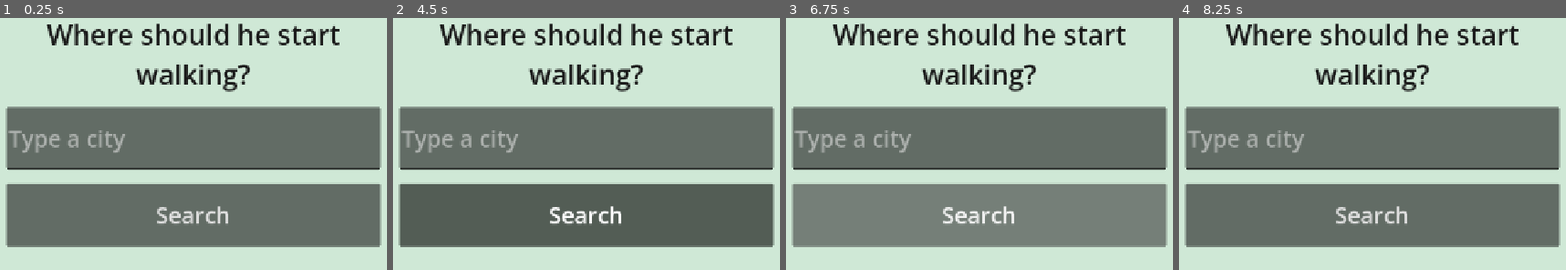
Above: before the commit, frames 1-4 (left to right).
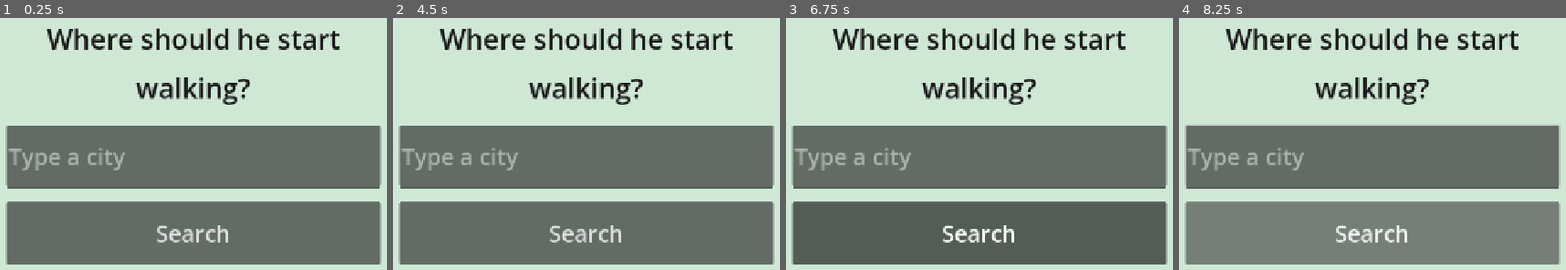
Above: after the commit, the same moments.

Repository: frostblooded/OSMWalker
Game: Godot game, scene res://scenes/main.tscn
The game is run twice, just before and just after one commit, with the same random seed, the same clock (stepped at 60 frames per second) and the same inputs.
Inputs (mouse positions are in pixels of both pictures, inside the frame that each line leads up to):
- Up to frame 1 (0.25 s): no input
- Up to frame 2 (4.5 s): click "Search" at 0.5 s; click "Search" at 1.25 s; click "Search" at 2 s; tap Enter at 2.75, 4.25 s; move the mouse to (outside the picture) at 2.77 s; hold Shift 2.78-3.5 s; click (outside the picture) at 2.92 s; tap Space at 3.5 s; drag from (outside the picture) to (outside the picture) at 3.52 s; move the mouse to (629, 201) at 4.27 s; tap Ctrl at 4.35 s; click (629, 201) at 4.42 s
- Up to frame 3 (6.75 s): tap Space at 5, 6.5 s; drag from (outside the picture) to (855, 252) at 5.02 s; tap Enter at 5.75 s; move the mouse to (outside the picture) at 5.77 s; tap Alt at 5.85 s; click (outside the picture) at 5.92 s; drag from (855, 252) to (917, 179) at 6.52 s
- Up to frame 4 (8.25 s): move the mouse to (outside the picture) at 7.27 s; hold Shift 7.28-8 s; click (outside the picture) at 7.42 s; drag from (1310, 179) to (outside the picture) at 8.02 s

The runs differ from the first frame. In frame 1, 34% of the frame differs, in the area x 1-99%, y 2-98%; in frame 2, 34%; in frame 3, 50%; in frame 4, 34%.

Commit message:
Add a UI kit, 1:1 touch scrolling, icon fonts and UI guidelines
- docs/ui-guidelines.md: researched rules every screen follows (cards,
  key/value rows, zebra rows, collapsibles, colours, icons, touch, layout).
- scripts/ui_kit.gd builds those pieces; scripts/touch_scroll.gd is a scroll
  list that follows the finger 1:1 (Godot's own drag moved about twice the
  finger distance in the web build) and ignores the tap that ends a drag.
- Every scroll list in the HUD now uses it; rows pass drags to the list.
- Noto Emoji and Noto Sans Symbols 2 (OFL) are fallbacks for the default
  font, which has no emoji or symbols, so icons render in the web build.

Co-Authored-By: Claude Opus 5.5 <noreply@anthropic.com>
Claude-Session: https://claude.ai/code/session_01EtTx44DohXGqKCpz9fp9bd

Diff:
--- a/scripts/hud.gd
+++ b/scripts/hud.gd
@@ -19,6 +19,7 @@
 enum Bar { NONE, PROGRESS, BUSY }
 
 const History := preload("res://scripts/history.gd")
+const UiKit := preload("res://scripts/ui_kit.gd")
 const Trips := preload("res://scripts/trips.gd")
 
 const RESET_WORD := "RESET"
@@ -65,6 +66,7 @@
 var _credit: Label
 var _history: Control
 var _history_rows: VBoxContainer
+var _history_scroll: ScrollContainer
 var _history_close: Button
 var _history_sig := ""  # what the rows show, to rebuild only on change
 var debug_label: Label
@@ -77,6 +79,7 @@
 
 
 func _ready() -> void:
+	UiKit.install_icon_fonts()
 	_build_game_ui()
 	_build_picker()
 	_build_confirm()
@@ -341,9 +344,7 @@
 	box.set_anchors_and_offsets_preset(Control.PRESET_FULL_RECT, Control.PRESET_MODE_MINSIZE, 24)
 	var col := VBoxContainer.new()
 	col.add_theme_constant_override("separation", 16)
-	var scroll := ScrollContainer.new()
-	scroll.size_flags_vertical = Control.SIZE_EXPAND_FILL
-	scroll.horizontal_scroll_mode = ScrollContainer.SCROLL_MODE_DISABLED
+	var scroll := UiKit.scroll()
 	sheet_label = _label("", 30)
 	sheet_label.size_flags_horizontal = Control.SIZE_EXPAND_FILL
 	scroll.add_child(sheet_label)
@@ -390,9 +391,8 @@
 	_history_close.pressed.connect(close_history)
 	head.add_child(_history_close)
 	col.add_child(head)
-	var scroll := ScrollContainer.new()
-	scroll.size_flags_vertical = Control.SIZE_EXPAND_FILL
-	scroll.horizontal_scroll_mode = ScrollContainer.SCROLL_MODE_DISABLED
+	var scroll := UiKit.scroll()
+	_history_scroll = scroll
 	_history_rows = VBoxContainer.new()
 	_history_rows.size_flags_horizontal = Control.SIZE_EXPAND_FILL
 	_history_rows.add_theme_constant_override("separation", 8)
@@ -431,9 +431,7 @@
 	for b in [_debug_goal, _debug_city, _debug_country]:
 		row.add_child(b)
 	col.add_child(row)
-	var scroll := ScrollContainer.new()
-	scroll.size_flags_vertical = Control.SIZE_EXPAND_FILL
-	scroll.horizontal_scroll_mode = ScrollContainer.SCROLL_MODE_DISABLED
+	var scroll := UiKit.scroll()
 	debug_label = _label("", 24)
 	debug_label.size_flags_horizontal = Control.SIZE_EXPAND_FILL
 	scroll.add_child(debug_label)
@@ -526,7 +524,8 @@
 		b.autowrap_mode = TextServer.AUTOWRAP_WORD_SMART
 		b.alignment = HORIZONTAL_ALIGNMENT_LEFT
 		b.disabled = h.entries[i]["at"].is_empty()
-		b.pressed.connect(func(): history_entry_tapped.emit(i))
+		b.mouse_filter = Control.MOUSE_FILTER_PASS  # drags on a row still scroll the list
+		b.pressed.connect(func(): if not _history_scroll.is_dragging(): history_entry_tapped.emit(i))
 		_history_rows.add_child(b)
 	if h.entries.is_empty():
 		_history_rows.add_child(_label("Nothing yet. Check back after he's walked a bit.", 28))
@@ -610,9 +609,7 @@
 	_picker_status = _label("", 30, HORIZONTAL_ALIGNMENT_CENTER)
 	col.add_child(_picker_status)
 
-	var scroll := ScrollContainer.new()
-	scroll.size_flags_vertical = Control.SIZE_EXPAND_FILL
-	scroll.horizontal_scroll_mode = ScrollContainer.SCROLL_MODE_DISABLED
+	var scroll := UiKit.scroll()
 	_results = VBoxContainer.new()
 	_results.size_flags_horizontal = Control.SIZE_EXPAND_FILL
 	_results.add_theme_constant_override("separation", 16)
@@ -759,7 +756,9 @@
 		b.autowrap_mode = TextServer.AUTOWRAP_WORD_SMART
 		b.add_theme_font_size_override("font_size", 32)
 		b.alignment = HORIZONTAL_ALIGNMENT_LEFT
-		b.pressed.connect(func(): city_chosen.emit(p["name"].get_slice(",", 0), p["lat"], p["lon"], p.get("bbox", [])))
+		b.mouse_filter = Control.MOUSE_FILTER_PASS  # drags on a result still scroll the list
+		b.pressed.connect(func(): if not UiKit.scroll_of(b) or not UiKit.scroll_of(b).is_dragging():
+			city_chosen.emit(p["name"].get_slice(",", 0), p["lat"], p["lon"], p.get("bbox", [])))
 		_results.add_child(b)
 
 
--- /dev/null
+++ b/scripts/touch_scroll.gd
@@ -0,0 +1,39 @@
+## A vertical scroll list that follows the finger 1:1. Godot's own touch
+## drag scrolled about twice as far as the finger moved in the web build, so
+## this one works out the scroll from how far the finger is from where it
+## went down, which also makes repeated or doubled motion events harmless.
+## Use it for every scroll list (see docs/ui-guidelines.md).
+extends ScrollContainer
+
+## Finger travel before a press counts as a drag rather than a tap.
+const DEADZONE := 12.0
+
+var _down := false
+var _dragging := false
+var _from_y := 0.0
+var _start := 0
+
+
+func _init() -> void:
+	horizontal_scroll_mode = ScrollContainer.SCROLL_MODE_DISABLED
+
+
+func _gui_input(e: InputEvent) -> void:
+	if e is InputEventMouseButton and e.button_index == MOUSE_BUTTON_LEFT:
+		_down = e.pressed
+		_dragging = false
+		_from_y = e.position.y
+		_start = scroll_vertical
+	elif e is InputEventMouseMotion and _down:
+		var dy: float = e.position.y - _from_y
+		if not _dragging and absf(dy) > DEADZONE:
+			_dragging = true
+		if _dragging:
+			scroll_vertical = _start - roundi(dy)
+		accept_event()  # Godot's own drag must not scroll as well
+
+
+## True while the finger is dragging the list, so a tap on a row underneath
+## can be ignored.
+func is_dragging() -> bool:
+	return _dragging
--- /dev/null
+++ b/scripts/ui_kit.gd
@@ -0,0 +1,174 @@
+## Shared building blocks for every screen, so they all look alike and
+## follow docs/ui-guidelines.md: colours, text sizes, cards with an icon and
+## a heading, key/value rows, zebra-striped list rows, collapsible sections
+## and the icon fonts.
+extends RefCounted
+
+const TouchScroll := preload("res://scripts/touch_scroll.gd")
+
+## Text sizes: title, heading, body, small. Nothing smaller than SMALL.
+const TITLE := 40
+const HEADING := 32
+const BODY := 28
+const SMALL := 24
+## Spacing scale.
+const S1 := 8
+const S2 := 12
+const S3 := 16
+const S4 := 24
+## Tap targets.
+const TAP := 96
+const TAP_BIG := 110
+
+## One meaning per colour (always with an icon or word too).
+const INK := Color("#1d1d1f")  # main text and values
+const DIM := Color("#5e5e5e")  # labels and details
+const ERROR := Color("#c01c28")
+const WARNING := Color("#b86e00")
+const OK := Color("#2e9e44")
+const LINK := Color("#1a5fb4")
+const CARD_BG := Color("#ffffff")
+const ROW_A := Color("#f4f4f6")  # zebra rows
+const ROW_B := Color("#ffffff")
+const EDGE := Color("#dcdce0")
+
+## Icons used across the game; the same thing always gets the same icon.
+const ICON := {
+	"error": "✖", "warning": "⚠", "ok": "✔", "info": "ℹ",
+	"city": "🏙", "place": "📍", "dice": "🎲", "trip": "✈", "map": "🗺",
+	"goal": "🎯", "log": "📜", "time": "🕒", "walk": "🚶", "money": "💰",
+	"open": "▾", "closed": "▸", "menu": "☰",
+}
+
+const FONTS := ["res://assets/fonts/NotoEmoji.ttf", "res://assets/fonts/NotoSansSymbols2-Regular.ttf"]
+
+static var _fonts_installed := false
+
+
+## The game's font has no emoji or symbols: adds fonts that do as fallbacks.
+static func install_icon_fonts() -> void:
+	if _fonts_installed:
+		return
+	_fonts_installed = true
+	var fallbacks := []
+	for path in FONTS:
+		fallbacks.append(load(path))
+	ThemeDB.fallback_font.fallbacks = fallbacks
+
+
+static func label(text: String, size := BODY, color := INK) -> Label:
+	var l := Label.new()
+	l.text = text
+	l.autowrap_mode = TextServer.AUTOWRAP_WORD_SMART
+	l.add_theme_font_size_override("font_size", size)
+	l.add_theme_color_override("font_color", color)
+	return l
+
+
+static func box(color: Color, radius := 16, pad := S3, edge := Color.TRANSPARENT) -> StyleBoxFlat:
+	var sb := StyleBoxFlat.new()
+	sb.bg_color = color
+	sb.set_corner_radius_all(radius)
+	sb.set_content_margin_all(pad)
+	if edge.a > 0.0:
+		sb.border_color = edge
+		sb.set_border_width_all(2)
+	return sb
+
+
+## A card: a heading row (icon, title, optional value on the right) over a
+## column for its content. Returns {card, body, value}.
+static func card(icon: String, title: String, value := "", tint := INK) -> Dictionary:
+	var c := PanelContainer.new()
+	c.add_theme_stylebox_override("panel", box(CARD_BG, 18, S3, EDGE))
+	var col := VBoxContainer.new()
+	col.add_theme_constant_override("separation", S1)
+	var head := HBoxContainer.new()
+	head.add_theme_constant_override("separation", S2)
+	var ic := label(icon, HEADING, tint)
+	ic.autowrap_mode = TextServer.AUTOWRAP_OFF
+	head.add_child(ic)
+	var t := label(title, HEADING, tint)
+	t.size_flags_horizontal = Control.SIZE_EXPAND_FILL
+	head.add_child(t)
+	var v := label(value, HEADING, tint)
+	v.autowrap_mode = TextServer.AUTOWRAP_OFF
+	v.visible = value != ""
+	head.add_child(v)
+	col.add_child(head)
+	var body := VBoxContainer.new()
+	body.add_theme_constant_override("separation", S1)
+	col.add_child(body)
+	c.add_child(col)
+	return {"card": c, "body": body, "value": v}
+
+
+## "Label ........ value": a dim label on the left, a bold value on the right.
+static func kv_row(key: String, value: String, value_color := INK) -> HBoxContainer:
+	var row := HBoxContainer.new()
+	row.add_theme_constant_override("separation", S2)
+	var k := label(key, BODY, DIM)
+	k.size_flags_horizontal = Control.SIZE_EXPAND_FILL
+	row.add_child(k)
+	var v := label(value, BODY, value_color)
+	v.horizontal_alignment = HORIZONTAL_ALIGNMENT_RIGHT
+	v.size_flags_horizontal = Control.SIZE_EXPAND_FILL
+	v.size_flags_stretch_ratio = 0.8
+	row.add_child(v)
+	return row
+
+
+## Row `i` of a list, on alternating backgrounds. Put the row's content in
+## the returned container.
+static func zebra(i: int) -> PanelContainer:
+	var p := PanelContainer.new()
+	p.add_theme_stylebox_override("panel", box(ROW_A if i % 2 == 0 else ROW_B, 12, S2))
+	return p
+
+
+## A section that opens and closes when its heading is tapped. The heading
+## is a full-width button with the title on the left and ▸ / ▾ on the right.
+## Returns {root, header, body}; the body is hidden while closed.
+static func collapsible(title: String, open := false, size := HEADING, color := INK) -> Dictionary:
+	var root := VBoxContainer.new()
+	root.add_theme_constant_override("separation", S1)
+	var header := Button.new()
+	header.flat = true
+	header.alignment = HORIZONTAL_ALIGNMENT_LEFT
+	header.custom_minimum_size = Vector2(0, TAP)
+	header.mouse_filter = Control.MOUSE_FILTER_PASS  # drags still scroll the list
+	header.add_theme_font_size_override("font_size", size)
+	for state in ["font_color", "font_hover_color", "font_pressed_color", "font_focus_color", "font_hover_pressed_color"]:
+		header.add_theme_color_override(state, color)
+	header.autowrap_mode = TextServer.AUTOWRAP_WORD_SMART
+	var body := VBoxContainer.new()
+	body.add_theme_constant_override("separation", S1)
+	root.add_child(header)
+	root.add_child(body)
+	var set_open := func(o: bool) -> void:
+		body.visible = o
+		header.text = "%s  %s" % [ICON["open"] if o else ICON["closed"], title]
+	set_open.call(open)
+	header.pressed.connect(func():
+		var scroll := scroll_of(header)
+		if scroll and scroll.is_dragging():
+			return
+		set_open.call(not body.visible))
+	return {"root": root, "header": header, "body": body}
+
+
+## The scroll list `n` sits in, or null.
+static func scroll_of(n: Node) -> TouchScroll:
+	var p := n.get_parent()
+	while p:
+		if p is TouchScroll:
+			return p
+		p = p.get_parent()
+	return null
+
+
+## A vertical scroll list that follows the finger.
+static func scroll() -> TouchScroll:
+	var s := TouchScroll.new()
+	s.size_flags_vertical = Control.SIZE_EXPAND_FILL
+	return s
--- /dev/null
+++ b/tests/unit/test_touch_scroll.gd
@@ -0,0 +1,97 @@
+## Headless Godot does not route pushed input to controls, so these feed the
+## scroll list its events directly, in its own coordinates.
+extends GutTest
+
+const UiKit := preload("res://scripts/ui_kit.gd")
+const TouchScroll := preload("res://scripts/touch_scroll.gd")
+
+var scroll: TouchScroll
+var list: VBoxContainer
+
+
+func before_each() -> void:
+	scroll = UiKit.scroll()
+	scroll.size = Vector2(400, 300)
+	list = VBoxContainer.new()
+	list.size_flags_horizontal = Control.SIZE_EXPAND_FILL
+	scroll.add_child(list)
+	for i in 30:
+		var l := UiKit.label("Row %d" % i)
+		l.custom_minimum_size = Vector2(0, 60)
+		list.add_child(l)
+	add_child_autofree(scroll)
+	await wait_process_frames(2)
+
+
+func _press(y: float, down: bool) -> void:
+	var e := InputEventMouseButton.new()
+	e.button_index = MOUSE_BUTTON_LEFT
+	e.pressed = down
+	e.position = Vector2(200, y)
+	scroll._gui_input(e)
+
+
+func _move(y: float, rel: float) -> void:
+	var e := InputEventMouseMotion.new()
+	e.position = Vector2(200, y)
+	e.relative = Vector2(0, rel)
+	e.button_mask = MOUSE_BUTTON_MASK_LEFT
+	scroll._gui_input(e)
+
+
+func test_the_list_moves_exactly_as_far_as_the_finger() -> void:
+	_press(250, true)
+	for y in range(240, 99, -10):
+		_move(y, -10)
+	assert_eq(scroll.scroll_vertical, 150)
+	_press(100, false)
+
+
+func test_doubled_motion_events_do_not_scroll_twice() -> void:
+	_press(250, true)
+	_move(200, -50)
+	_move(200, -50)
+	_move(150, -50)
+	_move(150, -50)
+	assert_eq(scroll.scroll_vertical, 100)
+
+
+func test_dragging_back_down_scrolls_back() -> void:
+	_press(250, true)
+	_move(150, -100)
+	_move(200, 50)
+	assert_eq(scroll.scroll_vertical, 50)
+
+
+func test_a_tiny_wobble_is_not_a_drag() -> void:
+	_press(250, true)
+	_move(245, -5)
+	assert_eq(scroll.scroll_vertical, 0)
+	assert_false(scroll.is_dragging())
+
+
+func test_motion_without_a_press_does_nothing() -> void:
+	_move(100, -150)
+	assert_eq(scroll.scroll_vertical, 0)
+
+
+func test_a_drag_over_a_collapsible_heading_does_not_toggle_it() -> void:
+	var sec := UiKit.collapsible("Logs")
+	list.add_child(sec["root"])
+	_press(250, true)
+	_move(150, -100)
+	sec["header"].pressed.emit()  # the release on the heading
+	assert_false(sec["body"].visible, "a drag is not a tap")
+	assert_eq(sec["header"].mouse_filter, Control.MOUSE_FILTER_PASS, "drags on the heading reach the list")
+
+
+func test_tapping_a_collapsible_heading_opens_and_closes_it() -> void:
+	var sec := UiKit.collapsible("Logs")
+	list.add_child(sec["root"])
+	assert_false(sec["body"].visible)
+	assert_string_starts_with(sec["header"].text, "▸")
+	sec["header"].pressed.emit()
+	assert_true(sec["body"].visible)
+	assert_string_starts_with(sec["header"].text, "▾")
+	sec["header"].pressed.emit()
+	assert_false(sec["body"].visible)
--- /dev/null
+++ b/tests/unit/test_ui_kit.gd
@@ -0,0 +1,34 @@
+extends GutTest
+
+const UiKit := preload("res://scripts/ui_kit.gd")
+
+
+func test_icon_fonts_have_the_icons() -> void:
+	UiKit.install_icon_fonts()
+	var f: Font = ThemeDB.fallback_font
+	for key in UiKit.ICON:
+		var s: String = UiKit.ICON[key]
+		var found := f.has_char(s.unicode_at(0))
+		for fb in f.fallbacks:
+			found = found or fb.has_char(s.unicode_at(0))
+		assert_true(found, "%s (%s) can be drawn" % [key, s])
+
+
+func test_card_has_a_heading_and_a_body() -> void:
+	var c := UiKit.card(UiKit.ICON["city"], "City", "Sofia")
+	autofree(c["card"])
+	assert_true(c["body"] is VBoxContainer)
+	assert_eq(c["value"].text, "Sofia")
+
+
+func test_rows_alternate_backgrounds() -> void:
+	var a := UiKit.zebra(0)
+	var b := UiKit.zebra(1)
+	autofree(a)
+	autofree(b)
+	assert_ne((a.get_theme_stylebox("panel") as StyleBoxFlat).bg_color, (b.get_theme_stylebox("panel") as StyleBoxFlat).bg_color)
+
+
+func test_sizes_follow_the_guidelines() -> void:
+	assert_gte(UiKit.SMALL, 24)
+	assert_gte(UiKit.TAP, 96)
Binary file added: assets/fonts/NotoEmoji.ttf
Not shown, added: assets/fonts/NotoEmoji.ttf.import
Binary file added: assets/fonts/NotoSansSymbols2-Regular.ttf
Not shown, added: assets/fonts/NotoSansSymbols2-Regular.ttf.import
Not shown, added: assets/fonts/OFL.txt
Not shown, added: scripts/touch_scroll.gd.uid
Not shown, added: scripts/ui_kit.gd.uid
Not shown, added: tests/unit/test_touch_scroll.gd.uid
Not shown, added: tests/unit/test_ui_kit.gd.uid
Not shown, added: docs/ui-guidelines.md
